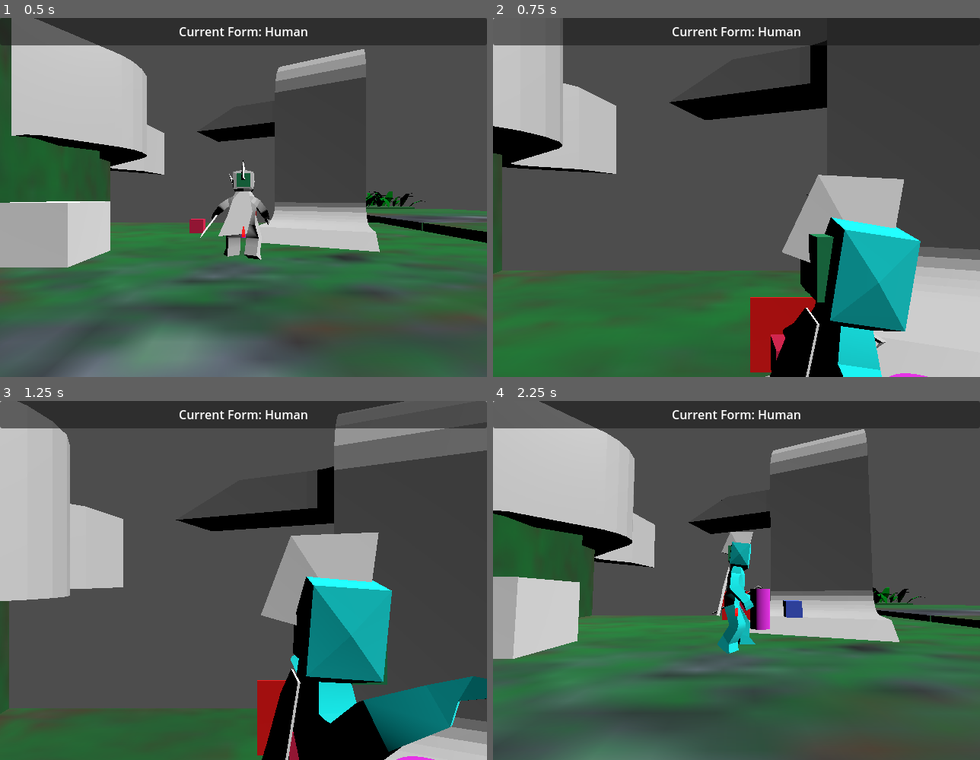
Above: before the commit, frames 1-4 (two rows, left to right).
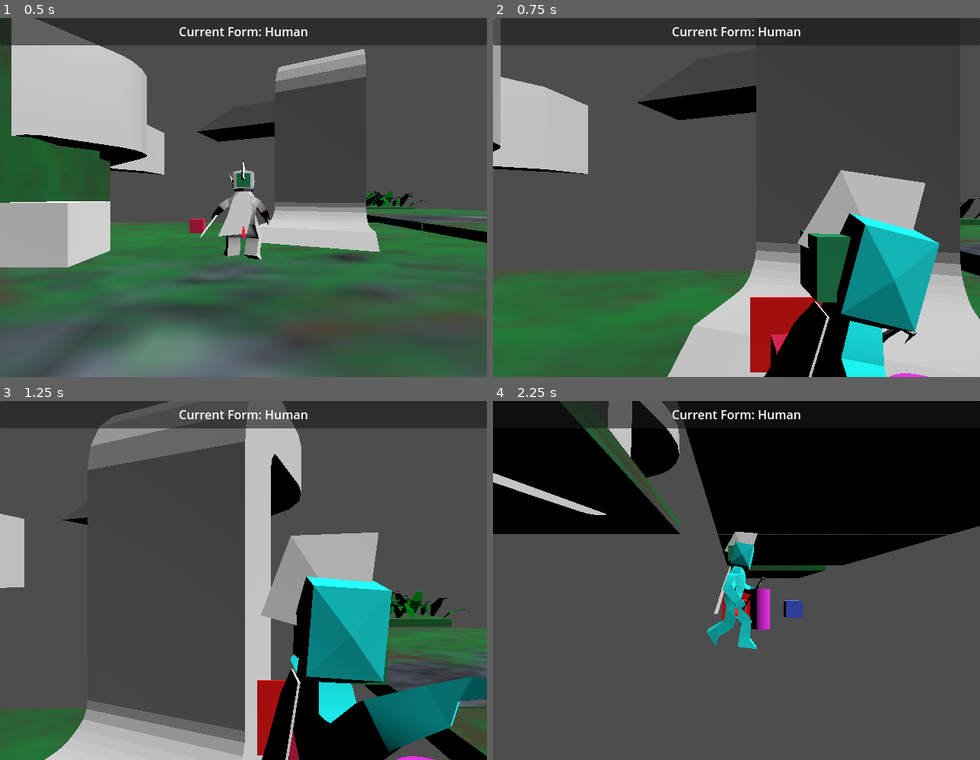
Above: after the commit, the same moments.

Repository: LettucePie/druid
Game: Godot game, scene res://playscenes/play_0.tscn
The game is run twice, just before and just after one commit, with the same random seed, the same clock (stepped at 60 frames per second) and the same inputs.
Inputs (mouse positions are in pixels of both pictures, inside the frame that each line leads up to):
- Up to frame 1 (0.5 s): no input
- Up to frame 2 (0.75 s): tap Enter (ui_accept) at 0.5 s; move the mouse to (843, 179) at 0.52 s; hold D (move_right) from 0.53 s (still down); hold Right mouse button (aim) from 0.53 s (still down)
- Up to frame 3 (1.25 s): keep holding D (move_right); keep holding Right mouse button (aim); tap Space (jump) at 0.77 s
- Up to frame 4 (2.25 s): move the mouse to (639, 598) at 1.27 s; release D (move_right) at 1.28 s; release Right mouse button (aim) at 1.28 s; hold S (move_down) 1.28-2.03 s; tap N (attack) at 1.35 s; tap Space (jump) at 1.52 s; move the mouse to (785, 501) at 2.02 s; hold D (move_right) from 2.03 s (still down); tap K (cam_down) at 2.1 s

Frame 1 is identical in both runs. In frame 2, 19% of the frame differs, in the area x 0-100%, y 0-100%; in frame 3, 33%; in frame 4, 69%.

Commit message:
figured out deceleration from turning... now need aceleration lerping

Diff:
--- /dev/null
+++ b/core/entities/player/action_data/cam_distance_curve.tres
@@ -0,0 +1,5 @@
+[gd_resource type="Curve" format=3 uid="uid://dd0uugb3iebpm"]
+
+[resource]
+_data = [Vector2(0, 0.0526315), 0.0, 0.0, 0, 0, Vector2(0.498339, 0.357895), 2.20412, 2.20412, 0, 0, Vector2(0.611296, 1), 0.0, 0.0, 0, 0, Vector2(1, 0.494737), 0.0, 0.0, 0, 0]
+point_count = 4
--- /dev/null
+++ b/core/entities/player/action_data/turn_decel_curve.tres
@@ -0,0 +1,6 @@
+[gd_resource type="Curve" format=3 uid="uid://bvepqw8k0vx36"]
+
+[resource]
+min_value = 0.1
+_data = [Vector2(0, 1), 0.0, 0.0, 0, 1, Vector2(0.0901961, 1), 0.0, -0.360283, 1, 0, Vector2(0.368627, 0.604396), -3.56044, -3.56044, 0, 0, Vector2(0.462745, 0.1), -7.25069, 0.0, 0, 1, Vector2(1, 0.1), 0.0, 0.0, 1, 0]
+point_count = 5
--- /dev/null
+++ b/core/entities/player/action_data/turn_responsiveness_curve.tres
@@ -0,0 +1,5 @@
+[gd_resource type="Curve" format=3 uid="uid://cjkm707k6rskf"]
+
+[resource]
+_data = [Vector2(0, 1), 0.0, 0.113604, 0, 0, Vector2(1, 0), -0.150255, 0.0, 0, 0]
+point_count = 2
--- a/core/player.gd
+++ b/core/player.gd
@@ -61,6 +61,7 @@
 var move_input_vec : Vector3 = Vector3.ZERO
 var accelerated_dir : Vector3 = Vector3.ZERO
 @export var turn_responsiveness_curve : Curve
+@export var turn_decel_curve : Curve
 var floor_angle : float
 var previous_normal : Vector3 = Vector3.UP
 var previous_position : Vector3 = Vector3.ZERO
@@ -247,14 +248,10 @@
 
 ## Turns the Swivel Ring to the input direction. The Swivel Ring is used for \
 ## dictating the direction the player will travel.
-#### TODO return a value to use for deceleration
 func turn_swivel_ring(target : Vector3) -> float:
 	var speed_percent : float = velocity.length() / form_speed
-	print("Speed Percent = ", speed_percent)
 	speed_percent = turn_responsiveness_curve.sample(speed_percent)
-	print("Speed Percent converted on curve = ", speed_percent)
 	speed_percent = clampf(speed_percent, form_turn, 1.0)
-	print("Speed Percent clamped by form_turn min = ", speed_percent)
 	var ring_basis : Basis = $swivel_ring.transform.basis
 	var target_basis : Basis = ring_basis.looking_at(target, get_up_direction())
 	var result_basis : Basis = ring_basis.slerp(target_basis, speed_percent)
@@ -267,19 +264,8 @@
 	var angle_result = (ring_basis * Vector3.FORWARD).angle_to(
 		(result_basis * Vector3.FORWARD)
 	)
-	print("angle to target: ", angle_target, " deg: ", rad_to_deg(angle_target))
-	print("angle to result: ", angle_result, " deg: ", rad_to_deg(angle_result))
-	print("angle percent : ", angle_result / angle_target)
-	print("PI ", PI, " PI / 2 ", PI / 2, " deg to rad 180: ", deg_to_rad(180))
-	## Speed Percent lerp matches up with angle result / angle target
-	## I think we should compare the angle reduced against a curve.
-	## 180 degrees being taken off would return absolute deceleration \
-	## and just 5 would return tremendous deceleration.
-	## or just skip all that noise and use the speed percent since we know \
-	## it's the same lol
-	#### TODO visit later
-	#return clampf(1.0 - speed_percent, 0.0, 1.0)
-	return speed_percent
+	var lost_angle = angle_target - angle_result
+	return turn_decel_curve.sample(lost_angle / PI)
 
 
 func lerp_mesh(delta : float):
@@ -342,7 +328,7 @@
 		Input.get_axis("move_up", "move_down")).limit_length(1.0)
 
 	## Setup Deceleration variable for sharp turn speed reductions.
-	var decel : float = 0.0
+	var decel : float = 1.0
 
 	## Orientate the input vector to the camera angle.
 	## **Note** This is currently limited to the aspect of walking on \
@@ -388,9 +374,12 @@
 			else:
 				current_mesh.material_override = test_mat_b
 
+	## Testing decel
+	if decel < 1.0:
+		print("DECEL: ", decel)
+
 	## Finally, apply the velocity
-	#### TODO figure out how to math this nicely
-	accelerated_dir = direction * (form_speed - (form_speed * decel))
+	accelerated_dir = direction * (form_speed * decel)
 	if is_on_floor():
 		velocity = accelerated_dir
 		if jump_velocity != Vector3.ZERO:
--- a/core/player.tscn
+++ b/core/player.tscn
@@ -1,10 +1,13 @@
-[gd_scene load_steps=67 format=3 uid="uid://bmicu2av4r0qn"]
+[gd_scene load_steps=68 format=3 uid="uid://bmicu2av4r0qn"]
 
 [ext_resource type="Script" path="res://core/player.gd" id="1_dpv4o"]
+[ext_resource type="Curve" uid="uid://dd0uugb3iebpm" path="res://core/entities/player/action_data/cam_distance_curve.tres" id="2_1ws1n"]
 [ext_resource type="PackedScene" uid="uid://nprju05ce2c5" path="res://art/model/human_model_0.1.glb" id="2_dbf1p"]
 [ext_resource type="Script" path="res://core/anim_handler.gd" id="2_r6jt5"]
 [ext_resource type="AnimationNodeBlendSpace1D" uid="uid://dc8k2o85s4da1" path="res://art/model/animations/animtree_nodes/human_movement_blend1d.tres" id="3_3woer"]
+[ext_resource type="Curve" uid="uid://cjkm707k6rskf" path="res://core/entities/player/action_data/turn_responsiveness_curve.tres" id="3_vhf20"]
 [ext_resource type="AnimationNodeBlendSpace1D" uid="uid://b3nqb6nvlwe5o" path="res://art/model/animations/animtree_nodes/wolf_movement.tres" id="4_3ccqs"]
+[ext_resource type="Curve" uid="uid://bvepqw8k0vx36" path="res://core/entities/player/action_data/turn_decel_curve.tres" id="4_4k7ag"]
 [ext_resource type="Animation" uid="uid://ce1hi8beucour" path="res://art/model/animations/human_0.1/aim_fire_small.res" id="5_2640a"]
 [ext_resource type="PackedScene" uid="uid://deo4i0mfxnb4f" path="res://core/entities/player/collision_shapes/human_shape.tscn" id="5_fobq8"]
 [ext_resource type="Animation" uid="uid://bx60lmiqnqgvb" path="res://art/model/animations/human_0.1/aim_idle.res" id="6_ngmar"]
@@ -31,14 +34,6 @@
 [sub_resource type="StandardMaterial3D" id="StandardMaterial3D_byb3j"]
 albedo_color = Color(0, 1, 1, 1)
 
-[sub_resource type="Curve" id="Curve_hyoh0"]
-_data = [Vector2(0, 0.0526315), 0.0, 0.0, 0, 0, Vector2(0.498339, 0.357895), 2.20412, 2.20412, 0, 0, Vector2(0.611296, 1), 0.0, 0.0, 0, 0, Vector2(1, 0.494737), 0.0, 0.0, 0, 0]
-point_count = 4
-
-[sub_resource type="Curve" id="Curve_81xlk"]
-_data = [Vector2(0, 1), 0.0, 0.113604, 0, 0, Vector2(1, 0), -0.150255, 0.0, 0, 0]
-point_count = 2
-
 [sub_resource type="AnimationNodeAnimation" id="AnimationNodeAnimation_e5xle"]
 animation = &"coded/attack_1_coded"
 
@@ -210,8 +205,9 @@
 script = ExtResource("1_dpv4o")
 test_mat_a = SubResource("StandardMaterial3D_vqemf")
 test_mat_b = SubResource("StandardMaterial3D_byb3j")
-cam_distance_curve = SubResource("Curve_hyoh0")
-turn_responsiveness_curve = SubResource("Curve_81xlk")
+cam_distance_curve = ExtResource("2_1ws1n")
+turn_responsiveness_curve = ExtResource("3_vhf20")
+turn_decel_curve = ExtResource("4_4k7ag")
 
 [node name="anim_handler" type="Node" parent="." node_paths=PackedStringArray("human_anim", "wolf_anim")]
 script = ExtResource("2_r6jt5")
@@ -273,34 +269,34 @@
 transform = Transform3D(-0.312618, 0, -2.73299e-08, 0, 0.312618, 0, 2.73299e-08, 0, -0.312618, 0, 0.143265, 0)
 
 [node name="Skeleton3D" parent="human_node/human_model/human_armature" index="0"]
-bones/0/position = Vector3(0, -0.130953, -0.10598)
+bones/0/position = Vector3(0, -0.139093, -0.10598)
 bones/0/rotation = Quaternion(0.0914123, -0.00244562, -0.0016501, 0.995809)
-bones/1/rotation = Quaternion(-0.00633588, 0.0364718, 0.796262, 0.603818)
+bones/1/rotation = Quaternion(-0.00823237, 0.0282595, 0.796702, 0.603655)
 bones/2/rotation = Quaternion(0.0834039, -0.0313383, 0.324214, 0.941779)
 bones/3/rotation = Quaternion(0.317049, 0.0415371, 0.0138462, 0.947398)
-bones/5/rotation = Quaternion(-0.0309908, -0.0138589, 0.00409407, 0.999415)
+bones/5/rotation = Quaternion(-0.0249864, -0.0138652, 0.00398021, 0.999584)
 bones/6/rotation = Quaternion(-0.0150778, -3.56578e-05, -0.000320333, 0.999886)
 bones/10/position = Vector3(-0.34512, -0.192523, -0.00858107)
-bones/10/rotation = Quaternion(-0.216463, 0.234435, 0.945566, 0.0639468)
-bones/11/rotation = Quaternion(-0.368626, 0.000995975, -0.00284676, 0.929573)
+bones/10/rotation = Quaternion(-0.216021, 0.240901, 0.943939, 0.0654266)
+bones/11/rotation = Quaternion(-0.385979, 0.00104915, -0.00282761, 0.922503)
 bones/12/rotation = Quaternion(-0.0599468, -0.00843683, -0.742144, 0.667501)
-bones/13/rotation = Quaternion(-0.0858897, -0.0263892, -0.250564, 0.963921)
+bones/13/rotation = Quaternion(-0.0844048, -0.0232469, -0.26012, 0.961599)
 bones/14/rotation = Quaternion(0.395912, -0.0344117, -0.113618, 0.910582)
 bones/17/position = Vector3(0.358753, -0.19082, -0.0116346)
-bones/17/rotation = Quaternion(0.100752, 0.318759, 0.938826, -0.0827485)
-bones/18/rotation = Quaternion(-0.224862, -0.0956477, -0.00940329, 0.969639)
+bones/17/rotation = Quaternion(0.0996401, 0.331247, 0.934493, -0.0840844)
+bones/18/rotation = Quaternion(-0.244331, -0.0954391, -0.0113263, 0.964917)
 
 [node name="ear_a" parent="human_node/human_model/human_armature/Skeleton3D" index="0"]
-transform = Transform3D(0.999448, -0.00253311, -0.0331121, -0.000482256, 0.995875, -0.0907415, 0.0332054, 0.0907075, 0.995324, 0.000675779, 1.71371, 0.167502)
+transform = Transform3D(0.999448, -0.00253311, -0.0331121, -0.000881196, 0.994713, -0.102694, 0.0331972, 0.102667, 0.994162, 0.000675779, 1.70458, 0.176949)
 
 [node name="hair_a" parent="human_node/human_model/human_armature/Skeleton3D" index="1"]
-transform = Transform3D(0.999448, -0.00253311, -0.0331121, -0.000482256, 0.995875, -0.0907415, 0.0332054, 0.0907075, 0.995324, 0.00858762, 2.12756, -0.0646259)
+transform = Transform3D(0.999448, -0.00253311, -0.0331121, -0.000881196, 0.994713, -0.102694, 0.0331972, 0.102667, 0.994162, 0.00858762, 2.12119, -0.0501897)
 
 [node name="cape" parent="human_node/human_model/human_armature/Skeleton3D" index="2"]
-transform = Transform3D(0.999449, -0.0329398, 0.00416953, 0.0331003, 0.998333, -0.047283, -0.00260509, 0.047395, 0.998873, -0.0395435, 1.20632, -0.311686)
+transform = Transform3D(0.999449, -0.0329398, 0.00416953, 0.0331292, 0.997692, -0.0592814, -0.00220719, 0.0593869, 0.998233, -0.0395435, 1.20298, -0.308301)
 
 [node name="staff_a" parent="human_node/human_model/human_armature/Skeleton3D" index="3"]
-transform = Transform3D(0.3683, -0.307354, 0.877433, 0.867101, 0.45403, -0.204922, -0.335397, 0.836295, 0.433726, 1.41489, 0.0694193, 0.206707)
+transform = Transform3D(0.387086, -0.30051, 0.871699, 0.859858, 0.45896, -0.223606, -0.332879, 0.836092, 0.436052, 1.39942, 0.0464092, 0.207719)
 
 [node name="standin_floor" parent="human_node/human_model" index="1"]
 visible = false
@@ -337,16 +333,16 @@
 [node name="Skeleton3D" parent="wolf_node/wolf_model/Armature" index="0"]
 bones/1/rotation = Quaternion(0.656745, -8.93774e-16, -8.93774e-16, 0.754113)
 bones/2/rotation = Quaternion(0.12946, 1.04057e-15, -9.22106e-17, 0.991585)
-bones/3/rotation = Quaternion(-0.297115, 6.33099e-19, 6.90212e-17, 0.954842)
-bones/4/rotation = Quaternion(-0.290698, -7.19426e-19, 5.70392e-17, 0.956815)
+bones/3/rotation = Quaternion(-0.306229, -5.03065e-18, 5.93576e-17, 0.951958)
+bones/4/rotation = Quaternion(-0.286724, 3.00451e-19, 6.46525e-17, 0.958013)
 bones/5/rotation = Quaternion(0.456607, 1.48065e-22, -1.01387e-16, 0.889668)
 bones/6/rotation = Quaternion(0.859775, 0.204093, 0.0176992, -0.467782)
 bones/7/rotation = Quaternion(0.859775, -0.204093, -0.0176992, -0.467782)
-bones/8/position = Vector3(0.903733, 1.10845, 1.0965)
-bones/8/rotation = Quaternion(0.780831, -8.18204e-18, -1.52007e-19, 0.624743)
+bones/8/position = Vector3(0.903733, 1.07581, 1.11727)
+bones/8/rotation = Quaternion(0.786325, 6.02014e-18, 7.38278e-18, 0.617813)
 bones/9/rotation = Quaternion(0.102258, 1.18584e-07, 1.21901e-08, 0.994758)
-bones/12/position = Vector3(-0.903733, 1.10845, 1.0965)
-bones/12/rotation = Quaternion(0.780831, -8.18204e-18, -1.52007e-19, 0.624743)
+bones/12/position = Vector3(-0.903733, 1.07581, 1.11727)
+bones/12/rotation = Quaternion(0.786325, 6.02014e-18, 7.38278e-18, 0.617813)
 bones/13/rotation = Quaternion(0.102258, 1.18584e-07, 1.21901e-08, 0.994758)
 bones/16/rotation = Quaternion(0.649191, -0.000736844, -0.092586, 0.754969)
 bones/17/rotation = Quaternion(0.560286, -0.0218214, 0.0589299, 0.825912)
